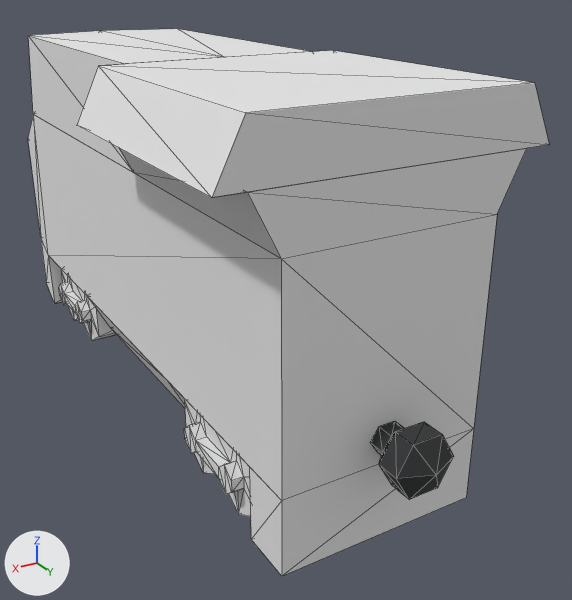
Renders of the glTF model objects/train/diesel/diesel.glb from each side of a commit.
One viewpoint serves both versions: a 50 mm lens placed at (0.447, 0.982, 0.608), pointed at (-0.081, 0.102, 0.168). The axes (+X, +Y, +Z) are drawn at lower left. The lights are the same throughout. Mesh edges are drawn as thin lines. Where no turn or scale is listed for an object, it has been applied to the vertices. Vertices at the same position are counted once.

In view in the first picture: 'cuboid', 'joint', 'wheel1', 'wheel2'.
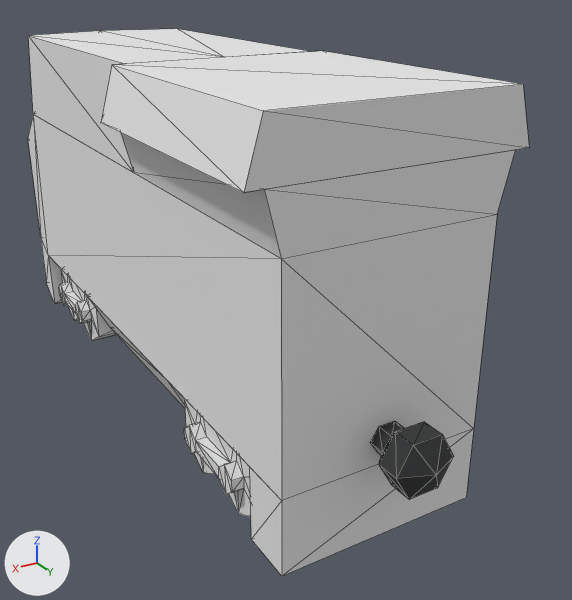
Edits to the scene script, one JSON object a line:
```json
{"block": "me_mesh_0", "where": "me_mesh_0.from_pydata(...)  # 61 vertices, 100 faces; spans x -0.188..0.188, y -0.5..0.438, z -0.094..0.375"}
{"block": "me_mesh_0", "where": "# used by ob_cuboid; location = (0.0, 0.0, 0.125)"}
{"block": "me_mesh_0", "change": "me_mesh_0 part 1: all 2 vertices in x 0.188, y 0.094..0.438, z 0.312 are moved by (-0.028, 0.0, 0.0)"}
{"block": "me_mesh_0", "change": "me_mesh_0 part 2: all 4 vertices in x 0.156, y 0.094..0.438, z 0.312..0.375 are moved by (-0.016, 0.0, 0.0)"}
{"block": "me_mesh_0", "change": "me_mesh_0 part 3: all 4 vertices in x -0.156, y 0.094..0.438, z 0.312..0.375 are moved by (0.016, 0.0, 0.0)"}
{"block": "me_mesh_0", "change": "me_mesh_0 part 4: all 2 vertices in x -0.188, y 0.094..0.438, z 0.312 are moved by (0.028, 0.0, 0.0)"}
```

Location of each change, [x1, y1, x2, y2] in pixels of the pictures (572 x 600 px; the box of a moved part takes in the faces that stretch with it):
```json
{"object": "cuboid", "change": "reshaped", "before": [28, 29, 549, 576], "after": [28, 29, 529, 576]}
{"part": 1, "of": "me_mesh_0", "change": "moved or reshaped", "before": [77, 66, 245, 197], "after": [101, 65, 263, 192]}
{"part": 2, "of": "me_mesh_0", "change": "moved or reshaped", "before": [119, 148, 495, 259], "after": [120, 132, 495, 259]}
{"part": 3, "of": "me_mesh_0", "change": "moved or reshaped", "before": [99, 50, 533, 214], "after": [114, 51, 520, 214]}
{"part": 4, "of": "me_mesh_0", "change": "moved or reshaped", "before": [212, 83, 549, 198], "after": [244, 84, 529, 193]}
```
